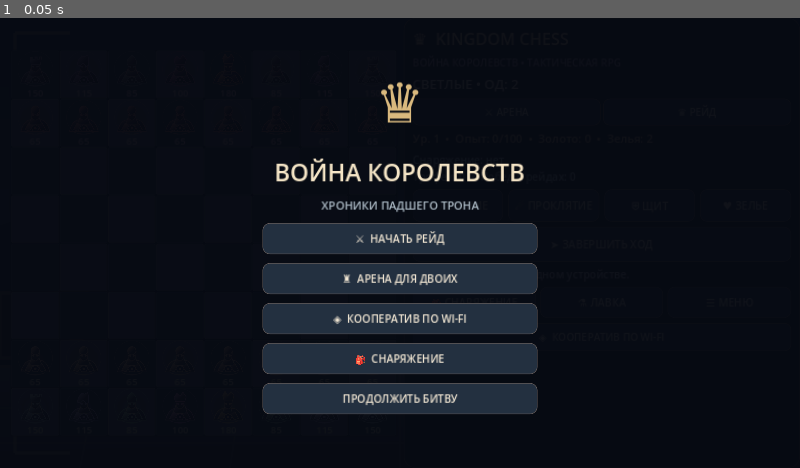
Above: before the commit, frame 1.
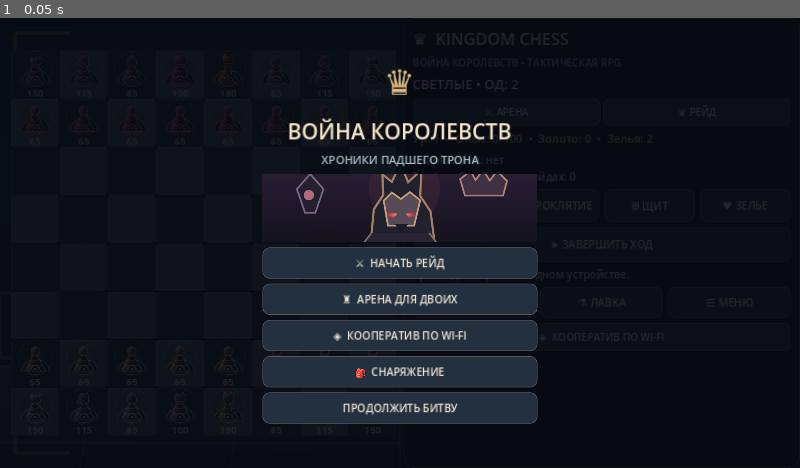
Above: after the commit, the same moment.

Repository: sitepushlic/kingdom-chess
Game: Godot game, scene res://scenes/main.tscn
Same seed, same stepped clock (60 frames per second), same inputs: the game is played once before the commit and once after it.
Inputs:
- Up to frame 1 (0.05 s): no input

The runs differ from the first frame. In frame 1, 13% of the frame differs, in the area x 32-68%, y 11-91%.

Commit message:
Add illustrated boss key art to title screen and rebalance mobile landscape layout

Diff:
--- a/scripts/main.gd
+++ b/scripts/main.gd
@@ -330,7 +330,7 @@
 	main_menu.set_anchors_and_offsets_preset(Control.PRESET_FULL_RECT)
 	main_menu.mouse_filter = Control.MOUSE_FILTER_STOP
 	var backdrop := StyleBoxFlat.new()
-	backdrop.bg_color = Color(0.025, 0.038, 0.07, 0.96)
+	backdrop.bg_color = Color(0.025, 0.038, 0.07, 0.87)
 	main_menu.add_theme_stylebox_override("panel", backdrop)
 	add_child(main_menu)
 	var center := CenterContainer.new()
@@ -338,18 +338,18 @@
 	main_menu.add_child(center)
 	var column := VBoxContainer.new()
 	column.custom_minimum_size.x = 440
-	column.add_theme_constant_override("separation", 14)
+	column.add_theme_constant_override("separation", 8)
 	center.add_child(column)
 	menu_title = Label.new()
 	menu_title.text = "♛"
 	menu_title.horizontal_alignment = HORIZONTAL_ALIGNMENT_CENTER
-	menu_title.add_theme_font_size_override("font_size", 88)
+	menu_title.add_theme_font_size_override("font_size", 56)
 	menu_title.add_theme_color_override("font_color", Color("#d9b97e"))
 	column.add_child(menu_title)
 	var game_title := Label.new()
 	game_title.text = "ВОЙНА КОРОЛЕВСТВ"
 	game_title.horizontal_alignment = HORIZONTAL_ALIGNMENT_CENTER
-	game_title.add_theme_font_size_override("font_size", 38)
+	game_title.add_theme_font_size_override("font_size", 34)
 	game_title.add_theme_color_override("font_color", Color("#f6e6c7"))
 	column.add_child(game_title)
 	var game_subtitle := Label.new()
@@ -358,6 +358,12 @@
 	game_subtitle.add_theme_font_size_override("font_size", 18)
 	game_subtitle.add_theme_color_override("font_color", Color("#adbbc6"))
 	column.add_child(game_subtitle)
+	var menu_art := TextureRect.new()
+	menu_art.texture = preload("res://assets/backgrounds/fallen_king.svg")
+	menu_art.custom_minimum_size = Vector2(440, 110)
+	menu_art.expand_mode = TextureRect.EXPAND_IGNORE_SIZE
+	menu_art.stretch_mode = TextureRect.STRETCH_KEEP_ASPECT_COVERED
+	column.add_child(menu_art)
 	_make_action_button("⚔  НАЧАТЬ РЕЙД", _menu_start_raid, column)
 	_make_action_button("♜  АРЕНА ДЛЯ ДВОИХ", _menu_start_arena, column)
 	_make_action_button("◈  КООПЕРАТИВ ПО WI-FI", _menu_start_coop, column)
